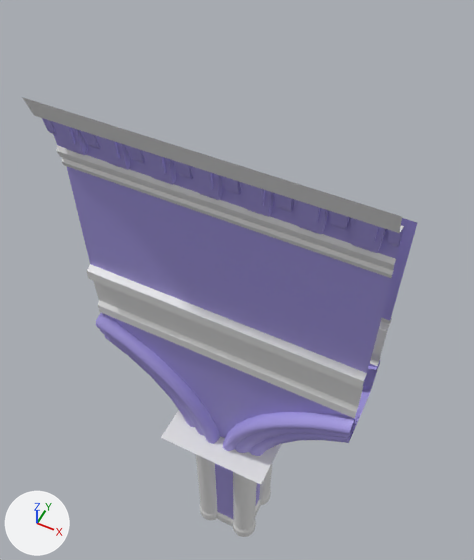
A saved change to the FBX model Project Casanova/Assets/Chloe's Stuff/Modular/Arch Middle v2.fbx.
Before and after are seen from a 50 mm camera at (2.27, -4.49, 11.75) aimed at (-0.4, 0.86, 5.07). The axes (+X, +Y, +Z) are drawn at lower left. The lights are the same throughout. Objects named as collision shapes, trigger or cutter boxes, shadow casters or lower levels of detail are left out.

Before the edit, the objects in view are built like this:
```python
me_cylinder_124 = bpy.data.meshes.new('Cylinder.124')
me_cylinder_124.from_pydata(...)  # 1270 vertices, 966 faces; spans x -1.76..1.76, y -0.8..0.8, z 0.0..8.44
# faces by material slot: [354, 612]
me_cylinder_124.materials.append(mat_set_01)  # white #e7e7e7
me_cylinder_124.materials.append(mat_set_02)  # blue #a99ee7
ob_arch_middle_v2_lod0 = bpy.data.objects.new('Arch Middle v2_LOD0', me_cylinder_124)
ob_arch_middle_v2_lod0.location = (0.0, 0.0, 0.0)
```
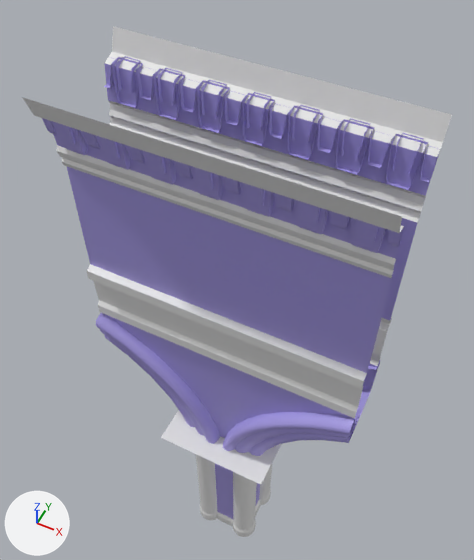
Pixel boxes [x1, y1, x2, y2] of what changed, in the pictures (474 x 560 px):
'Arch Middle v2_LOD0', reshaped (9% wider, 16% taller)
    before: [22, 97, 417, 537]
    after: [22, 26, 452, 537]
part 1 of me_cylinder_124, added
    after: [386, 134, 428, 190]
part 2 of me_cylinder_124, added
    after: [336, 119, 374, 175]
part 3 of me_cylinder_124, added
    after: [288, 105, 323, 160]
part 4 of me_cylinder_124, added
    after: [242, 93, 275, 146]
part 5 of me_cylinder_124, added
    after: [421, 146, 440, 182]
part 6 of me_cylinder_124, added
    after: [368, 131, 391, 168]
part 7 of me_cylinder_124, added
    after: [317, 117, 341, 153]
part 8 of me_cylinder_124, added
    after: [269, 103, 291, 139]
part 9 of me_cylinder_124, added
    after: [393, 133, 424, 175]
part 10 of me_cylinder_124, added
    after: [341, 118, 370, 158]
part 11 of me_cylinder_124, added
    after: [292, 105, 320, 144]
part 12 of me_cylinder_124, added
    after: [247, 92, 271, 130]
part 13 of me_cylinder_124, added
    after: [112, 57, 143, 108]
part 14 of me_cylinder_124, added
    after: [153, 68, 185, 120]
part 15 of me_cylinder_124, added
    after: [197, 80, 230, 133]
part 16 of me_cylinder_124, added
    after: [104, 58, 114, 88]
part 17 of me_cylinder_124, added
    after: [137, 67, 154, 100]
part 18 of me_cylinder_124, added
    after: [180, 79, 201, 113]
part 19 of me_cylinder_124, added
    after: [225, 91, 244, 126]
part 20 of me_cylinder_124, added
    after: [116, 56, 140, 93]
part 21 of me_cylinder_124, added
    after: [157, 68, 182, 106]
part 22 of me_cylinder_124, added
    after: [201, 80, 227, 119]
part 23 of me_cylinder_124, added
    after: [104, 26, 452, 223]

Patch to the scene script:
```diff
--- a/Project Casanova/Assets/Chloe's Stuff/Modular/Arch Middle v2.fbx.py
+++ b/Project Casanova/Assets/Chloe's Stuff/Modular/Arch Middle v2.fbx.py
@@ me_cylinder_124 @@
-me_cylinder_124.from_pydata(...)  # 1270 vertices, 966 faces; spans x -1.76..1.76, y -0.8..0.8, z 0.0..8.44
+me_cylinder_124.from_pydata(...)  # 1548 vertices, 1118 faces; spans x -1.76..1.76, y -0.8..0.8, z 0.0..8.44
+# me_cylinder_124 part 1: the loose piece of 12 vertices spanning x 1.34..1.64, y -0.6..-0.42, z 7.76..8.19 is copied, and the copy is mirrored in y about the mesh origin; it spans x 1.35..1.64, y 0.42..0.59, z 7.76..8.19
+# me_cylinder_124 part 2: the loose piece of 12 vertices spanning x 0.84..1.14, y -0.6..-0.42, z 7.76..8.19 is copied, and the copy is mirrored in y about the mesh origin; it spans x 0.85..1.14, y 0.42..0.59, z 7.76..8.19
+# me_cylinder_124 part 3: the loose piece of 12 vertices spanning x 0.35..0.64, y -0.6..-0.42, z 7.76..8.19 is copied, and the copy is mirrored in y about the mesh origin; it spans x 0.35..0.64, y 0.42..0.59, z 7.76..8.19
+# me_cylinder_124 part 4: the loose piece of 12 vertices spanning x -0.14..0.14, y -0.6..-0.42, z 7.76..8.19 is copied, and the copy is turned 180 degrees about the z axis through the mesh origin; it spans x -0.14..0.14, y 0.42..0.59, z 7.76..8.19
+# me_cylinder_124 part 5: the loose piece of 10 vertices spanning x -1.76..-1.65, y -0.58..-0.42, z 7.91..8.17 is copied, and the copy is turned 180 degrees about the z axis through the mesh origin; it spans x 1.65..1.76, y 0.42..0.57, z 7.91..8.17
+# me_cylinder_124 part 6: the loose piece of 12 vertices spanning x 1.15..1.33, y -0.58..-0.42, z 7.91..8.17 is copied, and the copy is mirrored in y about the mesh origin; it spans x 1.15..1.33, y 0.42..0.57, z 7.91..8.17
+# me_cylinder_124 part 7: the loose piece of 12 vertices spanning x 0.65..0.83, y -0.58..-0.42, z 7.91..8.17 is copied, and the copy is mirrored in y about the mesh origin; it spans x 0.65..0.83, y 0.42..0.57, z 7.91..8.17
+# me_cylinder_124 part 8: the loose piece of 12 vertices spanning x 0.15..0.33, y -0.58..-0.42, z 7.91..8.17 is copied, and the copy is mirrored in y about the mesh origin; it spans x 0.15..0.33, y 0.42..0.57, z 7.91..8.17
+# me_cylinder_124 part 9: the loose piece of 12 vertices spanning x 1.39..1.59, y -0.63..-0.42, z 7.91..8.2 is copied, and the copy is mirrored in y about the mesh origin; it spans x 1.4..1.59, y 0.42..0.62, z 7.91..8.2
+# me_cylinder_124 part 10: the loose piece of 12 vertices spanning x 0.89..1.09, y -0.63..-0.42, z 7.91..8.2 is copied, and the copy is mirrored in y about the mesh origin; it spans x 0.9..1.09, y 0.42..0.62, z 7.91..8.2
+# me_cylinder_124 part 11: the loose piece of 12 vertices spanning x 0.4..0.59, y -0.63..-0.42, z 7.91..8.2 is copied, and the copy is mirrored in y about the mesh origin; it spans x 0.4..0.59, y 0.42..0.62, z 7.91..8.2
+# me_cylinder_124 part 12: the loose piece of 12 vertices spanning x -0.09..0.09, y -0.63..-0.42, z 7.91..8.2 is copied, and the copy is turned 180 degrees about the z axis through the mesh origin; it spans x -0.09..0.09, y 0.42..0.62, z 7.91..8.2
+# me_cylinder_124 part 13: the loose piece of 12 vertices spanning x -1.64..-1.34, y -0.6..-0.42, z 7.76..8.19 is copied, and the copy is mirrored in y about the mesh origin; it spans x -1.64..-1.34, y 0.42..0.59, z 7.76..8.19
+# me_cylinder_124 part 14: the loose piece of 12 vertices spanning x -1.14..-0.84, y -0.6..-0.42, z 7.76..8.19 is copied, and the copy is mirrored in y about the mesh origin; it spans x -1.14..-0.84, y 0.42..0.59, z 7.76..8.19
+# me_cylinder_124 part 15: the loose piece of 12 vertices spanning x -0.64..-0.35, y -0.6..-0.42, z 7.76..8.19 is copied, and the copy is mirrored in y about the mesh origin; it spans x -0.64..-0.34, y 0.42..0.59, z 7.76..8.19
+# me_cylinder_124 part 16: the loose piece of 10 vertices spanning x 1.65..1.76, y -0.58..-0.42, z 7.91..8.17 is copied, and the copy is turned 180 degrees about the z axis through the mesh origin; it spans x -1.76..-1.65, y 0.42..0.57, z 7.91..8.17
+# me_cylinder_124 part 17: the loose piece of 12 vertices spanning x -1.33..-1.15, y -0.58..-0.42, z 7.91..8.17 is copied, and the copy is mirrored in y about the mesh origin; it spans x -1.33..-1.15, y 0.42..0.57, z 7.91..8.17
+# me_cylinder_124 part 18: the loose piece of 12 vertices spanning x -0.83..-0.65, y -0.58..-0.42, z 7.91..8.17 is copied, and the copy is mirrored in y about the mesh origin; it spans x -0.83..-0.65, y 0.42..0.57, z 7.91..8.17
+# me_cylinder_124 part 19: the loose piece of 12 vertices spanning x -0.33..-0.15, y -0.58..-0.42, z 7.91..8.17 is copied, and the copy is mirrored in y about the mesh origin; it spans x -0.33..-0.15, y 0.42..0.57, z 7.91..8.17
+# me_cylinder_124 part 20: the loose piece of 12 vertices spanning x -1.59..-1.39, y -0.63..-0.42, z 7.91..8.2 is copied, and the copy is mirrored in y about the mesh origin; it spans x -1.59..-1.39, y 0.42..0.62, z 7.91..8.2
+# me_cylinder_124 part 21: the loose piece of 12 vertices spanning x -1.09..-0.89, y -0.63..-0.42, z 7.91..8.2 is copied, and the copy is mirrored in y about the mesh origin; it spans x -1.09..-0.89, y 0.42..0.62, z 7.91..8.2
+# me_cylinder_124 part 22: the loose piece of 12 vertices spanning x -0.59..-0.4, y -0.63..-0.42, z 7.91..8.2 is copied, and the copy is mirrored in y about the mesh origin; it spans x -0.59..-0.39, y 0.42..0.62, z 7.91..8.2
+# me_cylinder_124 part 23: 18 vertices added at x -1.76..1.76, y 0.42..0.73, z 7.45..8.44
 me_cylinder_124.materials.append(mat_set_01)
```
